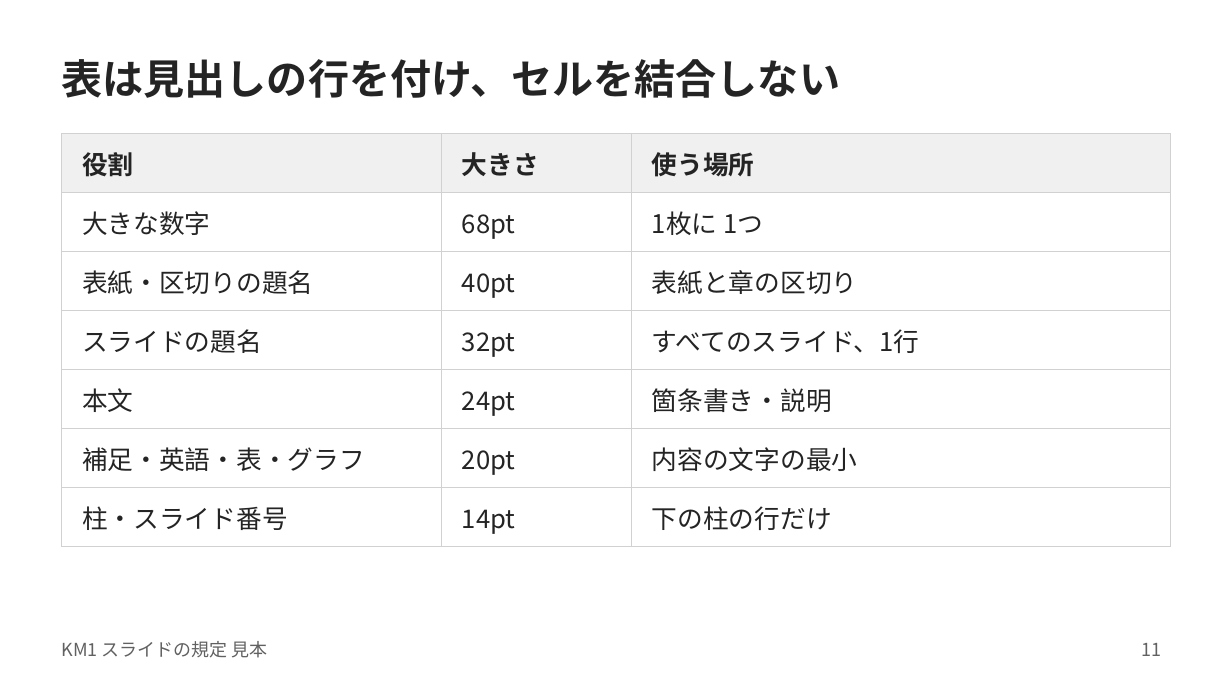
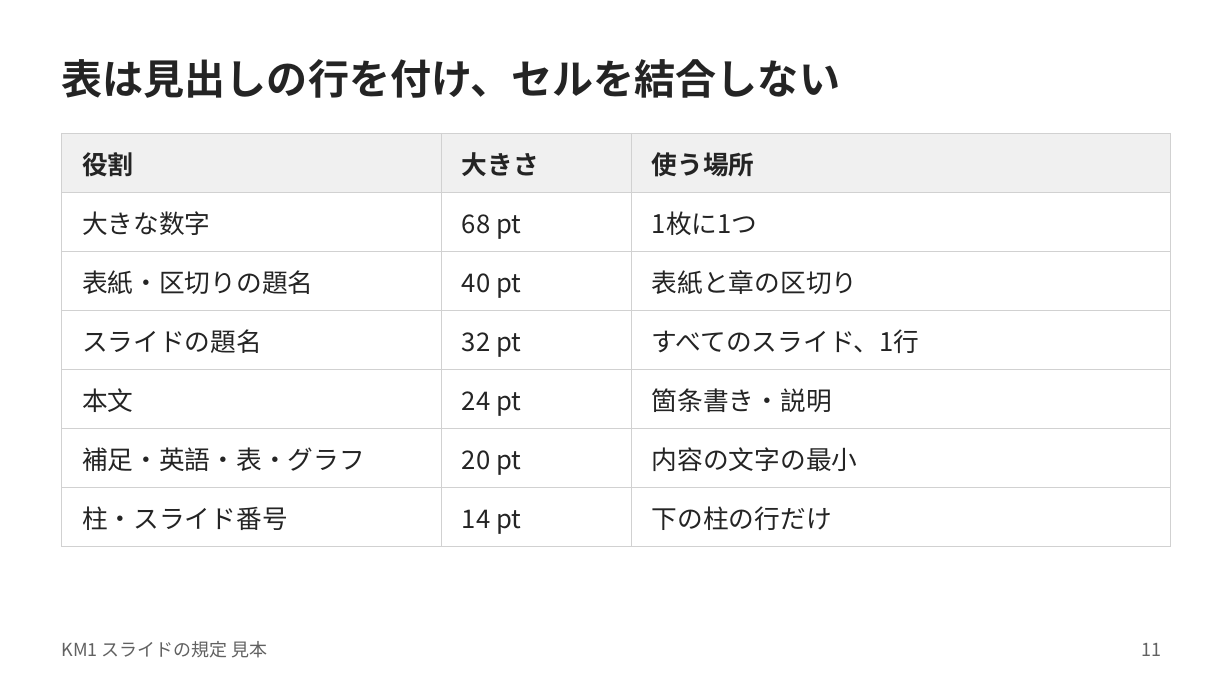
Before and after one commit to kami2news/km1-design-system, a slide deck: slide 11 of dist/KM1_スライド見本.pptx. Drawn at 1232x693 pixels with LibreOffice and Linux fonts; fonts in the diff are those of the drawing. Boxes give left, top, right and bottom in pixels: in the first picture for what was removed or moved away, otherwise in the second. Text is boxed around its words. In the diff, an @@ line names an element or a change of style, - is before the commit and + after.

```diff
--- a/dist/KM1_スライド見本.pptx
+++ b/dist/KM1_スライド見本.pptx
@@ table at (62, 133, 1171, 538) @@
-row 2, column 2: 68pt
+row 2, column 2: 68 pt
-row 2, column 3: 1枚に 1つ
+row 2, column 3: 1枚に1つ
-row 3, column 2: 40pt
+row 3, column 2: 40 pt
-row 4, column 2: 32pt
+row 4, column 2: 32 pt
-row 5, column 2: 24pt
+row 5, column 2: 24 pt
-row 6, column 2: 20pt
+row 6, column 2: 20 pt
-row 7, column 2: 14pt
+row 7, column 2: 14 pt
```
Also in this commit, not shown: 7 other slides changed, 7 other files.
